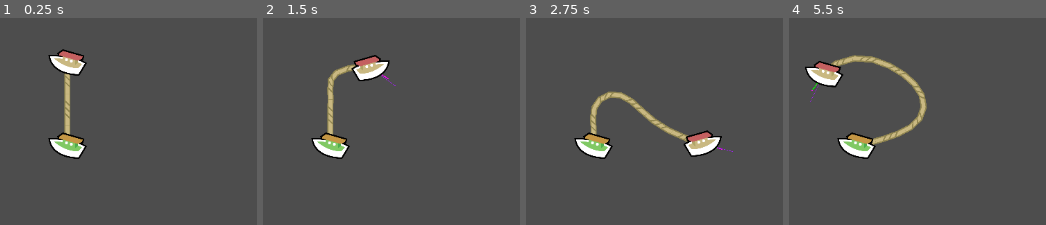
Above: before the commit, frames 1-4 (left to right).
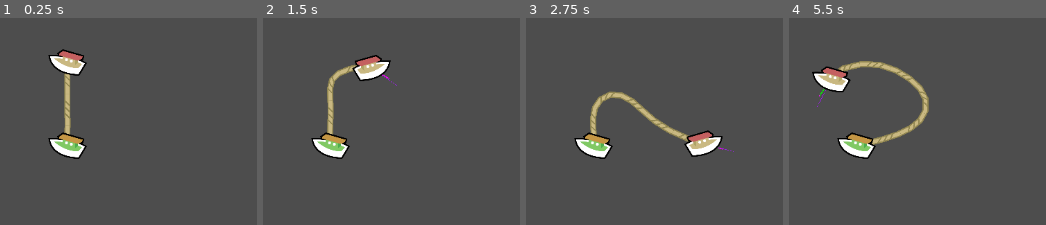
Above: after the commit, the same moments.

Repository: BLooperZ/Evenglide
Game: Godot game, scene res://ropes.tscn
The game is run twice, just before and just after one commit, with the same random seed, the same clock (stepped at 60 frames per second) and the same inputs.
Inputs:
- Up to frame 1 (0.25 s): no input
- Up to frame 2 (1.5 s): tap Enter at 0.5 s; hold Right (p1_right) 0.53-1.28 s; hold Down (p1_down) from 1.28 s (still down)
- Up to frame 3 (2.75 s): release Down (p1_down) at 2.03 s; hold Right (p1_right) from 2.03 s (still down)
- Up to frame 4 (5.5 s): release Right (p1_right) at 2.78 s; hold Up (p1_up) 2.78-3.53 s; hold Left (p1_left) 3.53-5.03 s; hold Down (p1_down) from 5.03 s (still down)

The runs differ from the first frame. In frame 1, less than 0.1% of the frame differs, in the area x 24-28%, y 48-54%; in frame 2, 0.9%; in frame 3, 0.9%; in frame 4, 3.7%, in the area x 6-55%, y 17-61%.

Commit message:
Rope collision

Diff:
--- a/rope2d.gd
+++ b/rope2d.gd
@@ -12,6 +12,9 @@
 	joint.softness = 16.0
 	joint.k = 400.0
 	joint.rest_length = 20.0
+	joint.angular_limit_enabled = true
+	joint.angular_limit_lower = -3
+	joint.angular_limit_upper = 3
 	return joint
 
 var line_data_sources: Array[Node2D] = []
@@ -36,6 +39,8 @@
 		seg = segment_scene.instantiate()
 		add_child(seg)
 		seg.global_position = last_seg.global_position + vec
+		seg.prev = last_seg
+		last_seg.next = seg
 		joint = create_joint()
 		joint.global_position = (last_seg.global_position + seg.global_position) / 2
 		add_child(joint)
--- /dev/null
+++ b/rope_segment.gd
@@ -0,0 +1,19 @@
+extends RigidBody2D
+
+@onready var shape_node := $CollisionShape2D
+var prev: Node2D = null
+var next: Node2D = null
+
+func _physics_process(delta: float) -> void:
+	if prev == null or next == null:
+		return
+	var posn = next.global_position
+	var posp = prev.global_position
+	var distance = posn.distance_to(posp)
+
+	#rotation = 0
+	var shape = shape_node.shape
+	shape.height = distance / 2
+	shape.radius = 10
+
+	#global_rotation = posn.angle_to(posp)
--- a/rope_segment.tscn
+++ b/rope_segment.tscn
@@ -1,6 +1,8 @@
-[gd_scene load_steps=2 format=3 uid="uid://d3rtddoo4e0gp"]
+[gd_scene load_steps=3 format=3 uid="uid://d3rtddoo4e0gp"]
 
-[sub_resource type="CapsuleShape2D" id="CapsuleShape2D_o7d5t"]
+[ext_resource type="Script" uid="uid://b0gc514yw55gu" path="res://rope_segment.gd" id="1_gruai"]
+
+[sub_resource type="CapsuleShape2D" id="CapsuleShape2D_gruai"]
 
 [node name="RigidBody2D" type="RigidBody2D"]
 collision_layer = 16
@@ -8,6 +10,7 @@
 gravity_scale = 0.0
 linear_damp_mode = 1
 linear_damp = 1.0
+script = ExtResource("1_gruai")
 
 [node name="CollisionShape2D" type="CollisionShape2D" parent="."]
-shape = SubResource("CapsuleShape2D_o7d5t")
+shape = SubResource("CapsuleShape2D_gruai")
--- a/ropes.tscn
+++ b/ropes.tscn
@@ -12,6 +12,9 @@
 
 [sub_resource type="CircleShape2D" id="CircleShape2D_hm786"]
 radius = 70.0286
+
+[sub_resource type="CircleShape2D" id="CircleShape2D_vpg34"]
+radius = 100.0
 
 [node name="Ropes" type="Node2D"]
 
@@ -57,3 +60,30 @@
 [node name="Sprite2D" type="Sprite2D" parent="Player2"]
 scale = Vector2(0.726563, 0.726563)
 texture = ExtResource("5_vpg34")
+
+[node name="RigidBody2D" type="RigidBody2D" parent="."]
+position = Vector2(444, -182)
+collision_layer = 32
+gravity_scale = 0.0
+freeze = true
+
+[node name="CollisionShape2D" type="CollisionShape2D" parent="RigidBody2D"]
+shape = SubResource("CircleShape2D_vpg34")
+
+[node name="RigidBody2D2" type="RigidBody2D" parent="."]
+position = Vector2(-581, 433)
+collision_layer = 32
+gravity_scale = 0.0
+freeze = true
+
+[node name="CollisionShape2D" type="CollisionShape2D" parent="RigidBody2D2"]
+shape = SubResource("CircleShape2D_vpg34")
+
+[node name="RigidBody2D3" type="RigidBody2D" parent="."]
+position = Vector2(968, 433)
+collision_layer = 32
+gravity_scale = 0.0
+freeze = true
+
+[node name="CollisionShape2D" type="CollisionShape2D" parent="RigidBody2D3"]
+shape = SubResource("CircleShape2D_vpg34")
Not shown, added: rope_segment.gd.uid
Not shown: 1 places in ropes.tscn that only renumber resources
